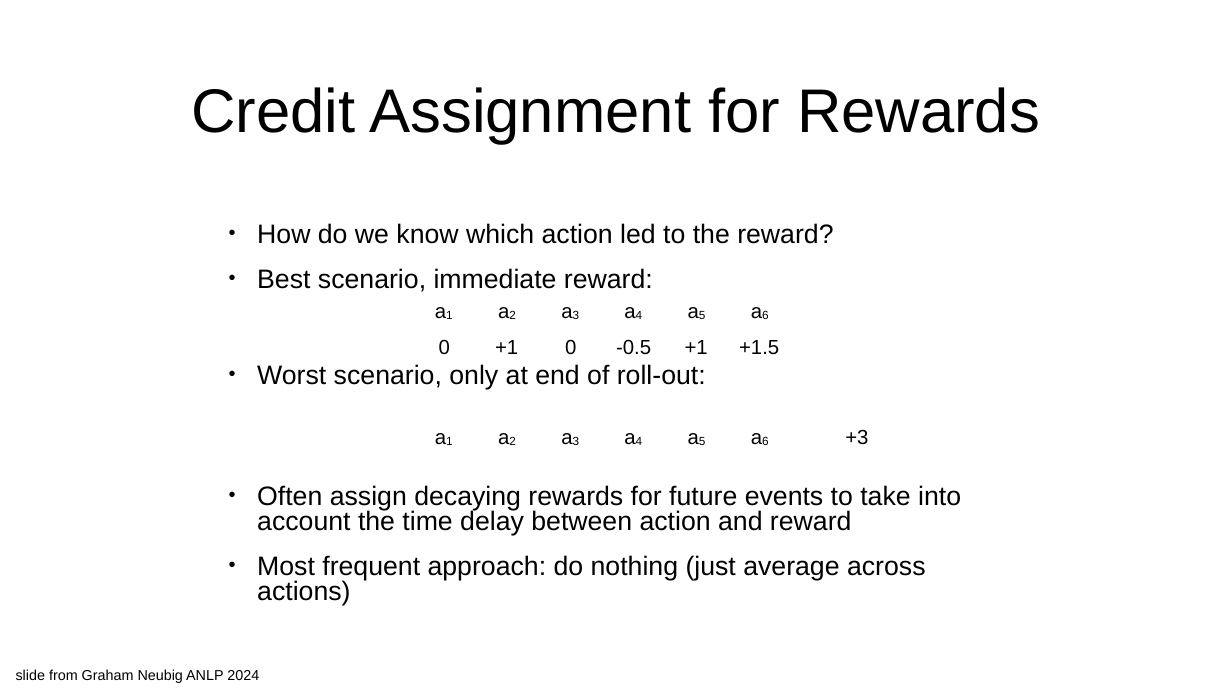
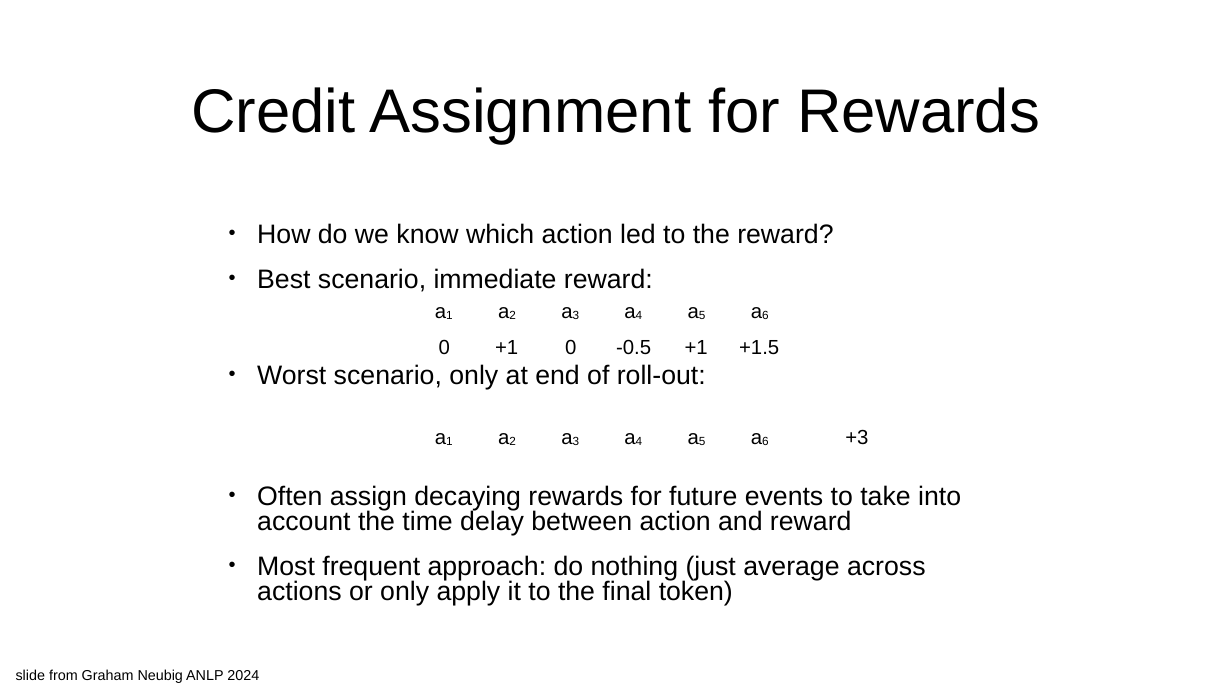
Before and after one commit to jonmay/USC-CS662, a slide deck: slide 30 of assets/files/rlhf.pptx. Drawn at 1232x693 pixels with LibreOffice and Linux fonts; fonts in the diff are those of the drawing. Boxes give left, top, right and bottom in pixels: in the first picture for what was removed or moved away, otherwise in the second. Text is boxed around its words. In the diff, an @@ line names an element or a change of style, - is before the commit and + after.

```diff
--- a/assets/files/rlhf.pptx
+++ b/assets/files/rlhf.pptx
@@ text at box(257, 555, 926, 606): text changed @@
-• Most frequent approach: do nothing (just average across actions)
+• Most frequent approach: do nothing (just average across actions or only apply it to the final token)
```
Also in this commit, not shown: 12 other slides changed, 2 slides added, 1 slide removed.
